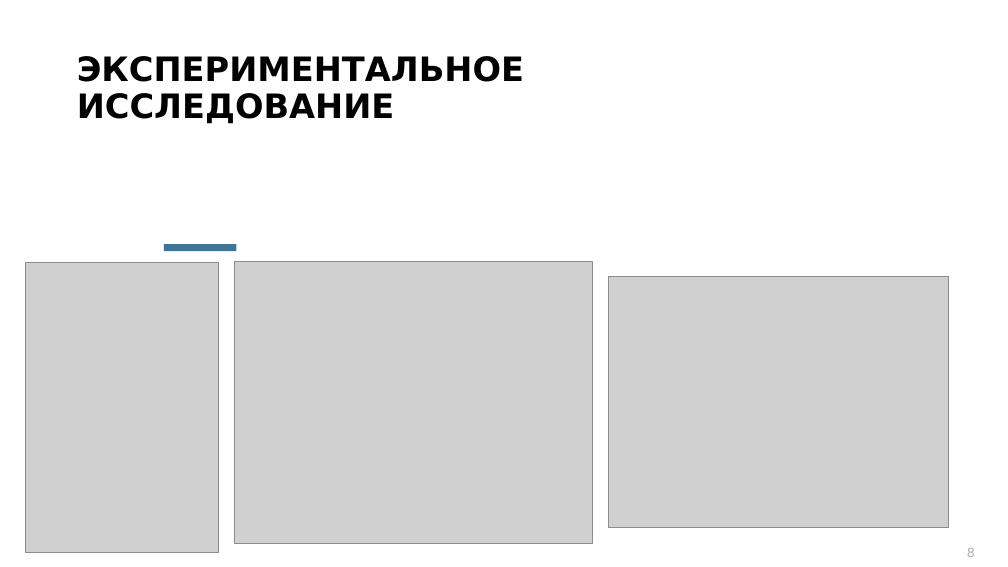
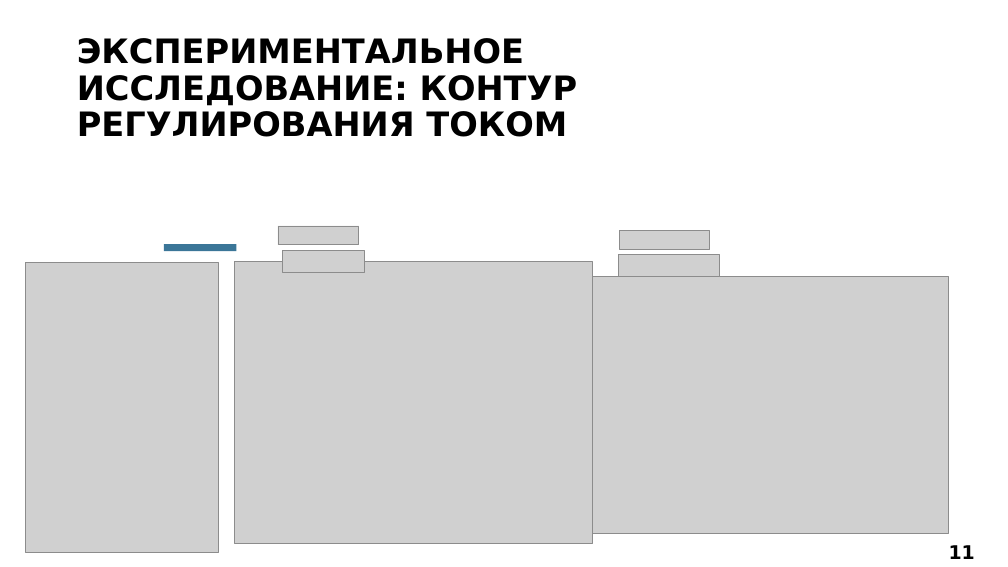
Before and after one commit to sokuroff/education, a slide deck: slide 11 of ВКР/ВКР.pptx (slide 8 before the commit). Drawn at 1008x567 pixels with LibreOffice and Linux fonts; fonts in the diff are those of the drawing; grey boxes stand for pictures; background and template pictures are left out. Boxes give left, top, right and bottom in pixels: in the first picture for what was removed or moved away, otherwise in the second. Text is boxed around its words. In the diff, an @@ line names an element or a change of style, - is before the commit and + after.

```diff
--- a/ВКР/ВКР.pptx
+++ b/ВКР/ВКР.pptx
@@ title at (77, 38, 578, 137): text changed @@
-ЭКСПЕРИМЕНТАЛЬНОЕ ИССЛЕДОВАНИЕ
+ЭКСПЕРИМЕНТАЛЬНОЕ ИССЛЕДОВАНИЕ: КОНТУР РЕГУЛИРОВАНИЯ ТОКОМ
@@ picture added at (278, 226, 359, 245) @@
@@ picture added at (620, 231, 709, 250) @@
@@ picture added at (282, 250, 364, 272) @@
@@ picture added at (619, 255, 720, 277) @@
@@ picture: place and size @@
-picture at (609, 277, 948, 528)
+picture at (592, 277, 948, 533)
@@ page number at (949, 545, 975, 559): text changed; size 12 to 18 pt; text colour #AEAEAE to #000000; bold on @@
-8
+11
```
Also in this commit, not shown: 6 other slides changed, 3 slides added, 2 other files.
